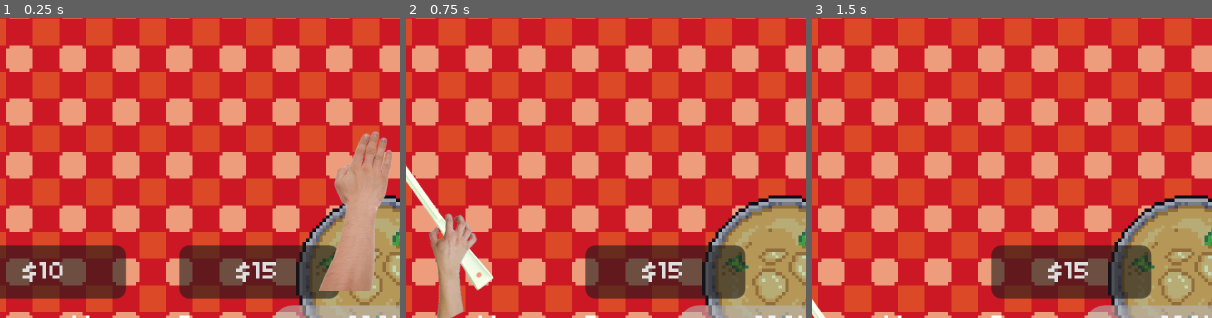
Above: before the commit, frames 1-3 (left to right).
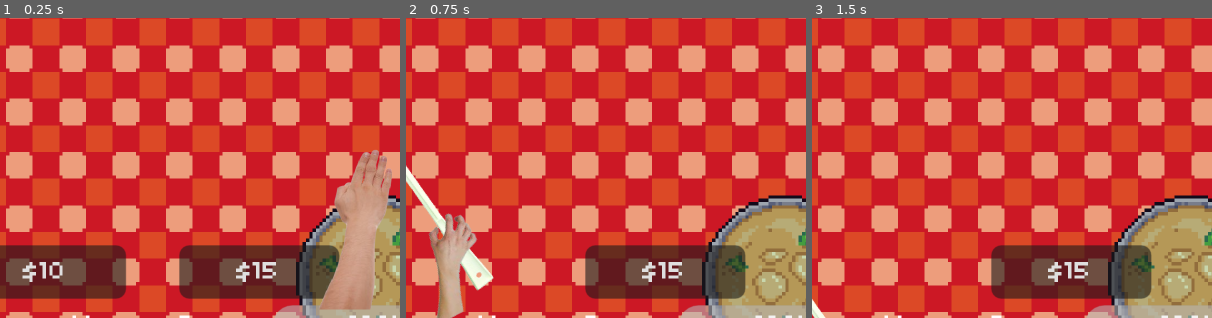
Above: after the commit, the same moments.

Repository: mattismoel/rage-room
Game: Godot game, scene res://scenes/game.tscn
Two runs of this game, one before a commit and one after it. Both use one fixed random seed, a clock stepped at 60 frames per second and the inputs below. The engine's default icon, where the game draws it, is replaced by a stand-in: a white triangle on a blue panel in a dark square.
Inputs (mouse positions are % of the whole screen's width and height, from its top left):
- Up to frame 1 (0.25 s): no input
- Up to frame 2 (0.75 s): click "$10" at 0.5 s
- Up to frame 3 (1.5 s): click (10, 86) at 1.25 s
The pictures show only the part of the screen within x 4-54%, y 21-71%; the shares and areas given below are measured in that part.

The runs differ from the first frame. In frame 1, 2.7% of the frame differs, in the area x 79-98%, y 37-98%; in frame 2, nothing differs; in frame 3, nothing differs.

Commit message:
added ability for arm to stretch past struggle extension

Diff:
--- a/scenes/player/hand/hand.gd
+++ b/scenes/player/hand/hand.gd
@@ -1,6 +1,10 @@
 extends Node2D
 
-@export var _max_vertical_extension: float = 100
+@export var _max_vertical_arm_extension: float = 100
+@export var _struggle_extension: float = 70
+@onready var _logistic_constant: float = -log((_max_vertical_arm_extension/\
+_struggle_extension)-1)/(_struggle_extension-_max_vertical_arm_extension/2)
+
 @export var _inventory: InventoryUI
 @export var _inventory_component: InventoryComponent
 
@@ -11,15 +15,29 @@
 @export var equipment_state: EquipmentState
 
 func _ready() -> void:
+	assert(!is_nan(_logistic_constant), "Invalid values for arm extension")
+	Input.set_mouse_mode(Input.MOUSE_MODE_HIDDEN)
+
 	idle_state.initialize(_inventory) # Fix for weird missing reference bug
 	pick_up_state.initialise(_inventory_component, _inventory)
 	equipment_state.initialise(_inventory_component, _inventory)
 	smack_state.initialise(_inventory)
 
+## Converts regular coordinates to godot coordinates and vice versa
+func _coords_convert(in_cords: float) -> float:
+	return get_window().content_scale_size.y - in_cords
+
 func _process(_delta: float) -> void:
 	var mouse_pos = get_global_mouse_position()
-	var extension_from_top = get_window().content_scale_size.y-_max_vertical_extension
-	global_position = Vector2(mouse_pos.x, max(extension_from_top, mouse_pos.y))
+	var y_pos = _coords_convert(mouse_pos.y)
+
+	## Arm is limited by a logistic function if extended past the struggle bound
+	if _coords_convert(mouse_pos.y) > _struggle_extension:
+		var variable = _coords_convert(mouse_pos.y)
+		y_pos = _max_vertical_arm_extension/(1+exp(-_logistic_constant\
+		*(variable-_max_vertical_arm_extension/2)))
+
+	global_position = Vector2(mouse_pos.x, _coords_convert(y_pos))
 
 #func _input(event: InputEvent) -> void:
 	#handle_equipment_change(event)
